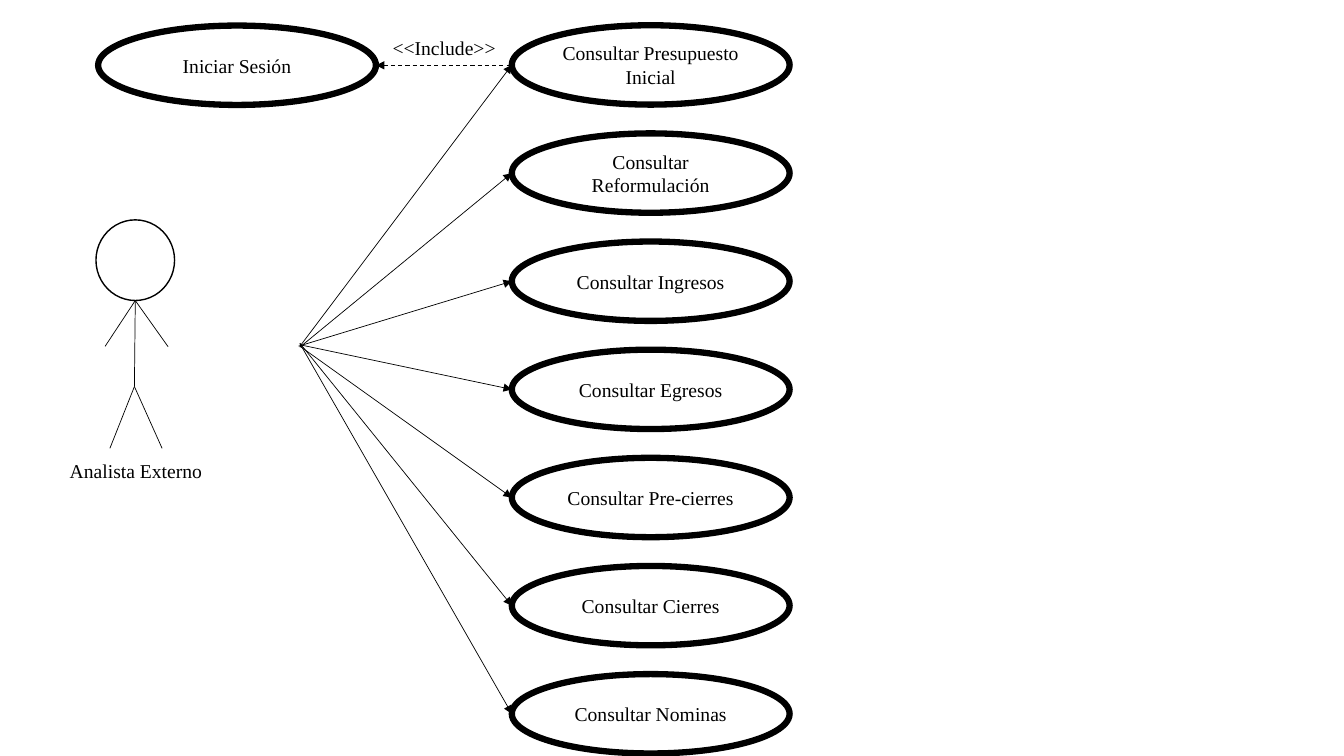
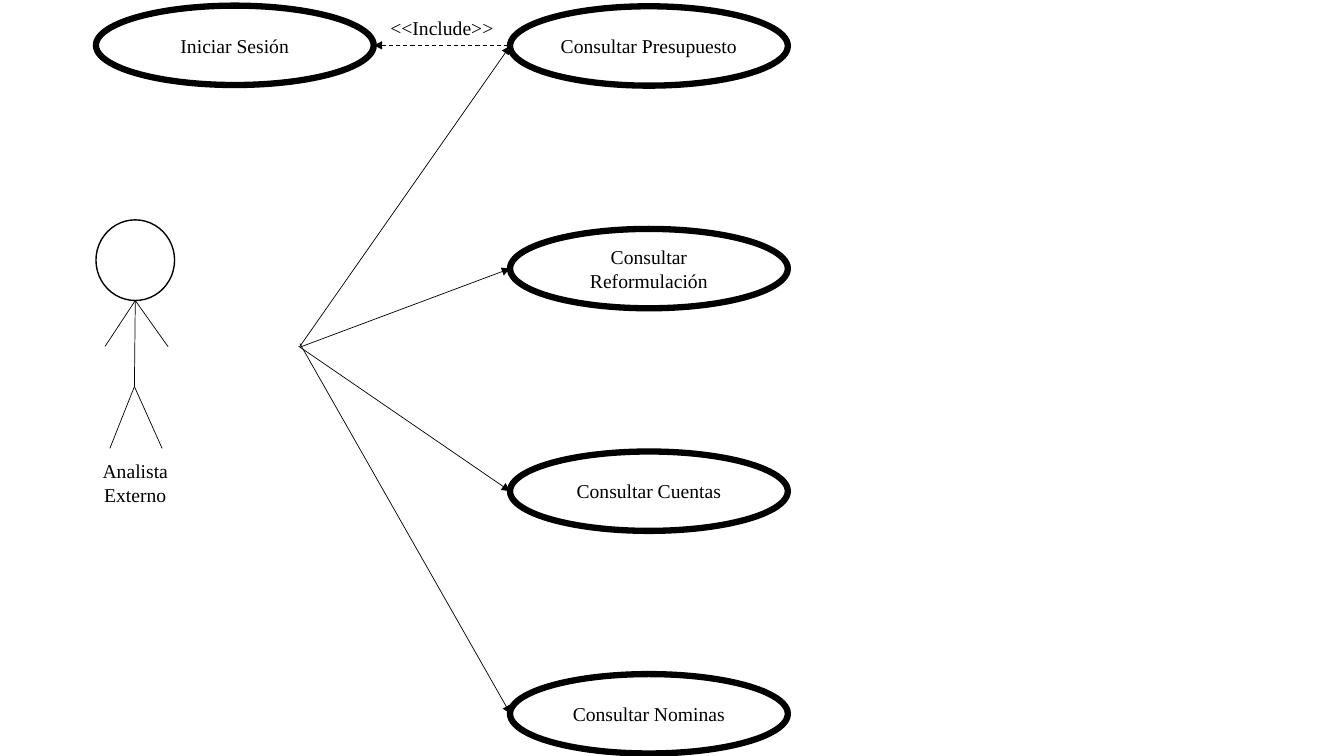
Before and after one commit to jakeyellowblack/UNA, a slide deck: slide 3 of Casos de uso.pptx. Drawn at 1344x756 pixels with LibreOffice and Linux fonts; fonts in the diff are those of the drawing. Boxes give left, top, right and bottom in pixels: in the first picture for what was removed or moved away, otherwise in the second. Text is boxed around its words. In the diff, an @@ line names an element or a change of style, - is before the commit and + after.

```diff
--- a/Casos de uso.pptx
+++ b/Casos de uso.pptx
@@ text "<<Include>>": place and size @@
-text "<<Include>>" at (393, 41, 496, 56)
+text "<<Include>>" at (390, 21, 493, 36)
@@ arrow moved from (300, 347) - (512, 65) to (300, 347) - (510, 46) @@
@@ 2 ellipses, 1 arrow: place and size @@
-2 ellipses, 1 arrow at (98, 25, 790, 105)
+2 ellipses, 1 arrow at (96, 6, 788, 86)
@@ text in ellipse at (561, 39, 737, 58): text changed @@
-Consultar Presupuesto Inicial
+Consultar Presupuesto
@@ ellipse "Consultar Reformulación": place and size @@
-ellipse "Consultar Reformulación" at (512, 133, 790, 213)
+ellipse "Consultar Reformulación" at (510, 229, 788, 309)
@@ arrow moved from (300, 347) - (512, 173) to (300, 347) - (510, 268) @@
@@ arrow moved from (298, 346) - (512, 281) to (298, 346) - (510, 491) @@
@@ group removed at (300, 343, 790, 646): 3 ellipses, 3 arrows @@
-Consultar Egresos
-Consultar Pre-cierres
-Consultar Cierres
@@ text "Analista Externo": place and size @@
-text "Analista Externo" at (70, 464, 202, 479)
+text "Analista Externo" at (103, 464, 168, 503)
@@ text "Analista Externo" at (103, 464, 168, 503): alignment left to centre @@
@@ ellipse "Consultar Cuentas": place and size @@
-ellipse "Consultar Cuentas" at (512, 242, 790, 322)
+ellipse "Consultar Cuentas" at (510, 452, 788, 531)
@@ text in ellipse at (577, 484, 721, 499): text changed @@
-Consultar Ingresos
+Consultar Cuentas
```
Also in this commit, not shown: 2 other slides changed, 10 other files.
